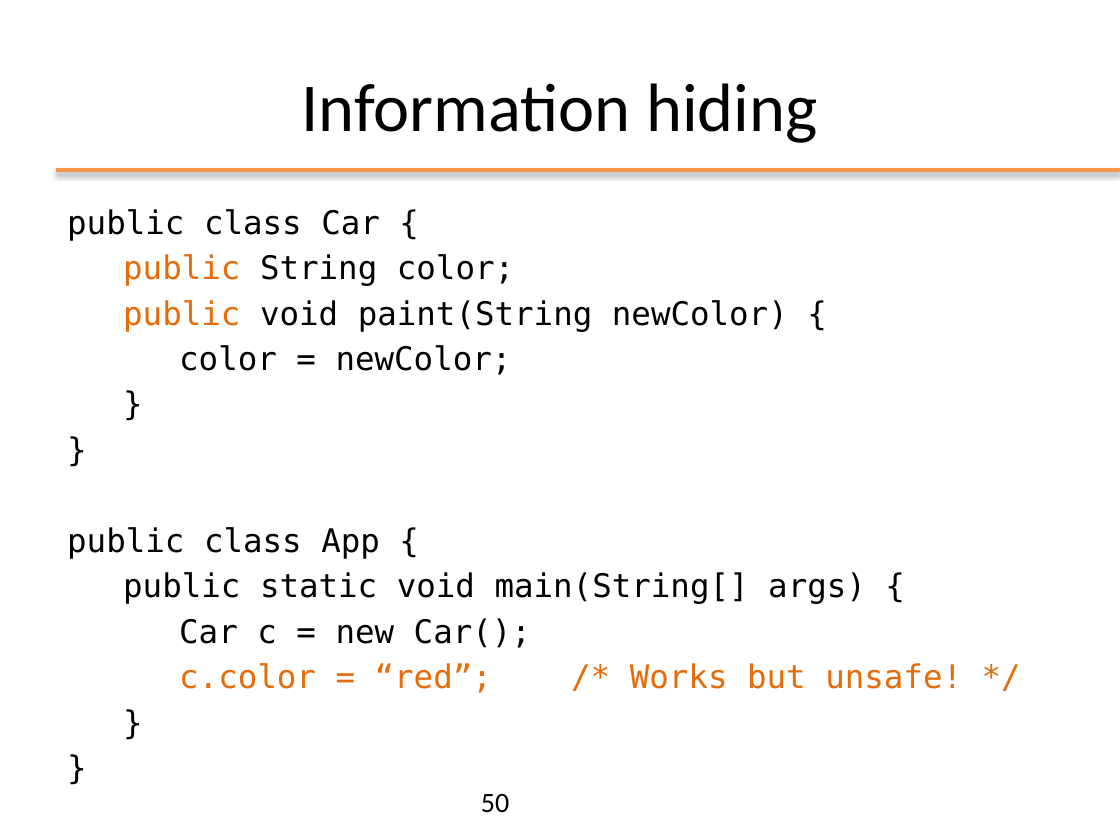
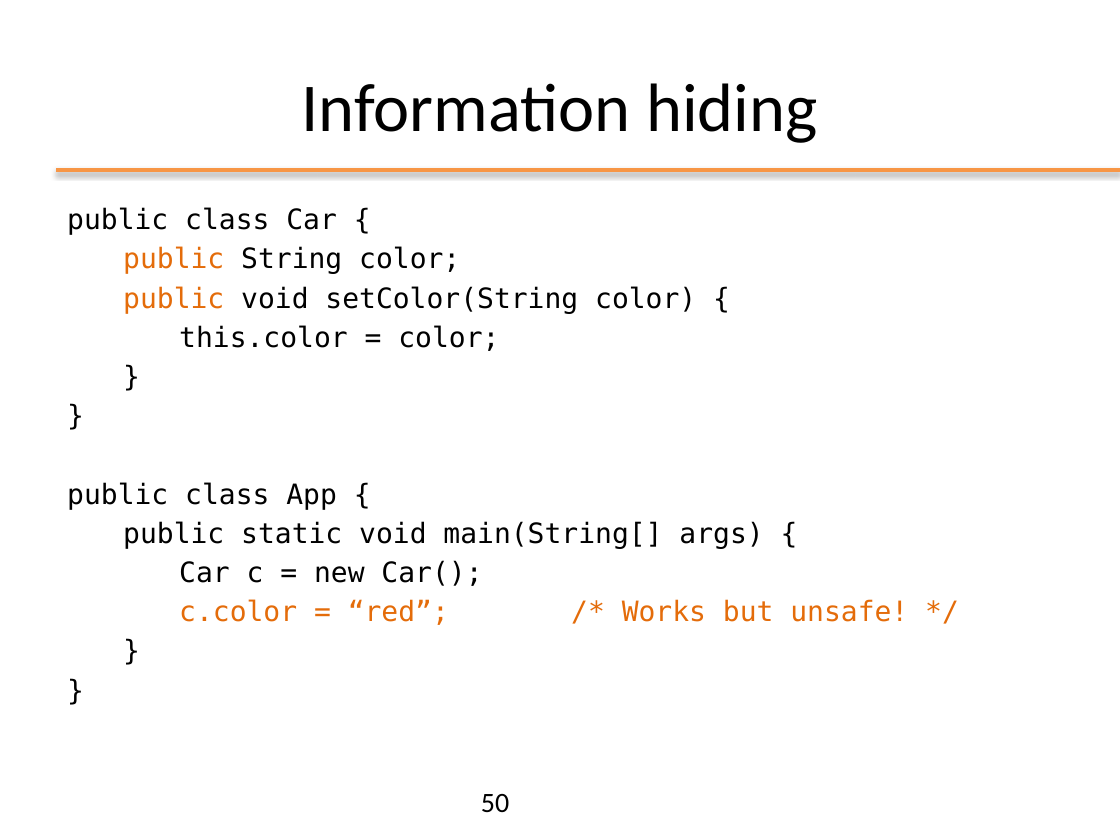
Before and after one commit to matt498/ooprogramming, a slide deck: slide 50 of slides/ppt/02_OOP_Basics.pptx. Drawn at 1120x840 pixels with LibreOffice and Linux fonts; fonts in the diff are those of the drawing; background and template pictures are left out. Boxes give left, top, right and bottom in pixels: in the first picture for what was removed or moved away, otherwise in the second. Text is boxed around its words. In the diff, an @@ line names an element or a change of style, - is before the commit and + after.

```diff
--- a/slides/ppt/02_OOP_Basics.pptx
+++ b/slides/ppt/02_OOP_Basics.pptx
@@ text at [67, 207, 908, 625]: size 20.9 to 18 pt in "public class Car {", "public String color;", "}", "}" and 6 more places @@
@@ text at [123, 286, 696, 351]: text changed; size 20.9 to 18 pt @@
-public void paint(String newColor) {
-color = newColor;
+public void setColor(String color) {
+this.color = color;
```
Also in this commit, not shown: 25 other slides changed, 2 slides added, 1 slide removed, 4 other files.
